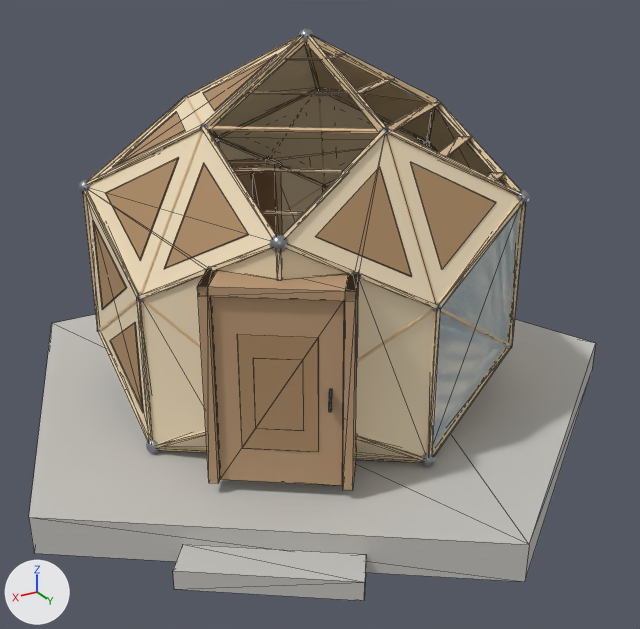
Two versions of the glTF model configurador-3d/modelos/dormi_aureo_b.glb, one commit apart.
One viewpoint serves both versions: a 50 mm camera at (5.2, 8.98, 5.72) aimed at (0.14, 0.54, 1.51). The axes (+X, +Y, +Z) are drawn at lower left. The lights are the same throughout. The older version comes first. Mesh edges are drawn as thin lines on the coarser meshes. Where no turn or scale is listed for an object, it has been applied to the vertices. Vertices at exactly the same position are counted once.

Names of what the first picture shows: 'base_podio', 'cerramiento_incrustacion', 'cerramiento_panel', 'detalles_acero', 'detalles_persiana', 'estructura_madera_dodecaedro', 'estructura_madera_icosaedro', 'puerta_hoja_2', 'puertas_puerta', 'ventanas_vidrio' and 2 more.
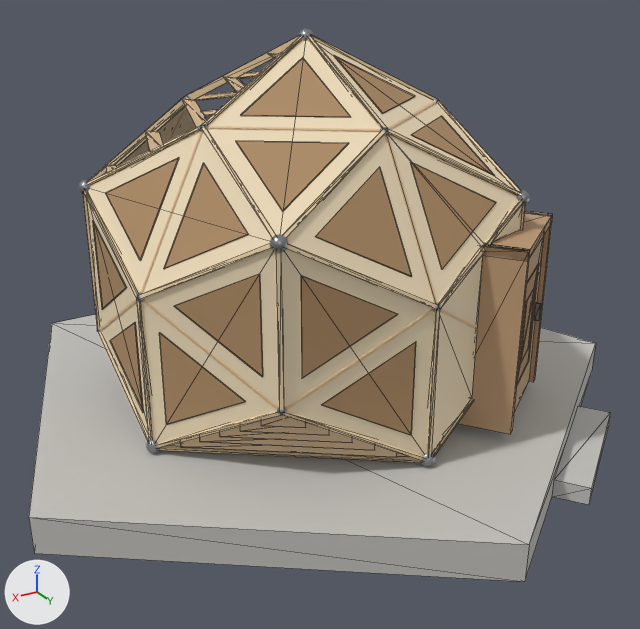
Where the newer file only moved an object's origin or applied its transform, the numbers keep the older frame.

What changed in the scene script:
```text
Change me_base_podio:
    where me_base_podio.from_pydata(...)  # 26 vertices, 40 faces; spans x -3.93..3.93, y -3.74..4.13, z 0.0..0.44
    used by ob_base_podio; location = (0.0, 0.0, 0.0)
    me_base_podio part 1: the whole mesh is turned -144 degrees about the z axis through the mesh origin
Change me_cerramiento_incrustacion:
    used by ob_cerramiento_incrustacion; location = (0.0, 0.0, 0.0)
    remove me_cerramiento_incrustacion.from_pydata(...)  # 162 vertices, 216 faces; spans x -2.45..2.45, y -2.35..2.39, z 0.61..4.48
    add me_cerramiento_incrustacion.from_pydata(...)  # 162 vertices, 216 faces; spans x -2.45..2.45, y -2.35..2.52, z 0.61..4.48
    me_cerramiento_incrustacion part 2: the whole mesh is turned -144 degrees about the z axis through the mesh origin
Change me_cerramiento_panel:
    where me_cerramiento_panel.from_pydata(...)  # 214 vertices, 332 faces; spans x -2.44..2.44, y -2.57..2.57, z 0.52..4.67
    used by ob_cerramiento_panel; location = (0.0, 0.0, 0.0)
    me_cerramiento_panel part 3: the whole mesh is turned -144 degrees about the z axis through its middle
Change me_puerta_hoja_2:
    used by ob_puerta_hoja_2; location = (2.12, 1.85, 0.59)
    remove me_puerta_hoja_2.from_pydata(...)  # 32 vertices, 48 faces; spans x -1.04..0.0, y -0.04..0.73, z 0.0..2.03
    add me_puerta_hoja_2.from_pydata(...)  # 32 vertices, 48 faces; spans x -1.01..0.03, y -0.77..0.0, z 0.0..2.03
    me_puerta_hoja_2 part 4: the whole mesh is turned 72 degrees about the z axis through the mesh origin
Change me_puertas_puerta:
    used by ob_puertas_puerta; location = (0.0, 0.0, 0.0)
    remove me_puertas_puerta.from_pydata(...)  # 40 vertices, 72 faces; spans x -0.73..2.24, y -2.8..2.7, z 0.58..2.73
    add me_puertas_puerta.from_pydata(...)  # 40 vertices, 72 faces; spans x -2.24..0.73, y -2.8..2.7, z 0.58..2.73
    me_puertas_puerta part 5: the loose piece of 20 vertices spanning x 0.58..2.24, y 1.19..2.7, z 0.58..2.73 is mirrored in x about the mesh origin
Change ob_puerta_hoja_2:
    ob_puerta_hoja_2.location: (2.12, 1.85, 0.59) -> (-1.11, 2.59, 0.59)
```

Where the change shows, as pixel boxes [x1, y1, x2, y2] in the pictures (640 x 629 px; the box of a moved part takes in the faces that stretch with it):
'base_podio', turned: before [29, 314, 596, 601]; after [29, 314, 611, 582]
'cerramiento_panel', turned: before [86, 43, 518, 458]; after [86, 40, 521, 455]
'cerramiento_incrustacion', turned: before [92, 54, 496, 412]; after [92, 55, 496, 436]
'puerta_hoja_2', turned: before [211, 297, 345, 485]; after [514, 234, 545, 414]
'puertas_puerta', reshaped: before [197, 159, 359, 490]; after [458, 211, 553, 434]
part 5 of me_puertas_puerta, moved or reshaped: before [197, 268, 359, 490]; after [458, 211, 553, 434]
'ventanas_vidrio', unchanged, covered by the edit: before [432, 208, 520, 450]
'detalles_persiana', unchanged, uncovered by the edit: before [208, 54, 505, 215]; after [106, 53, 397, 457]
